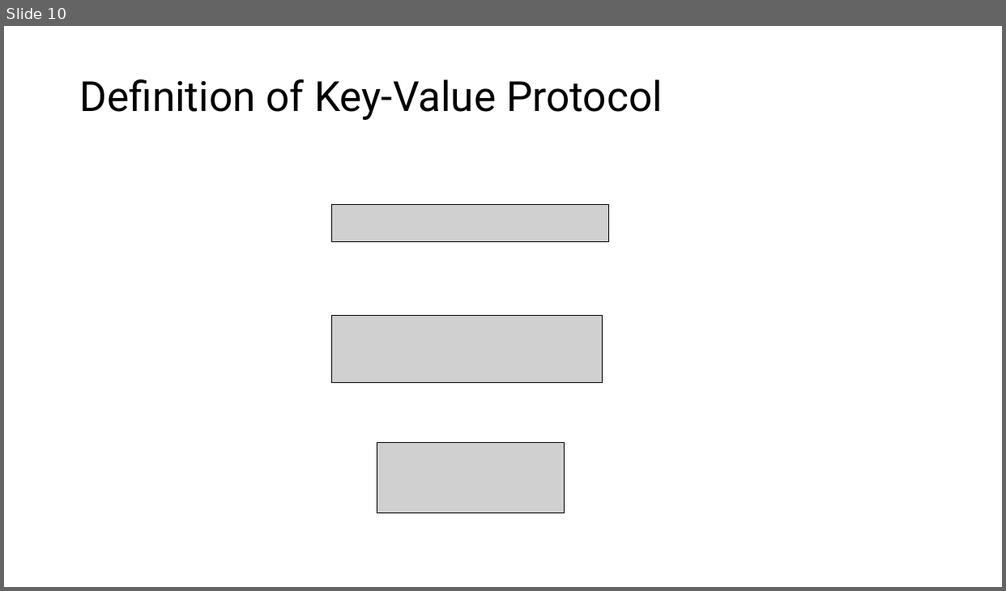
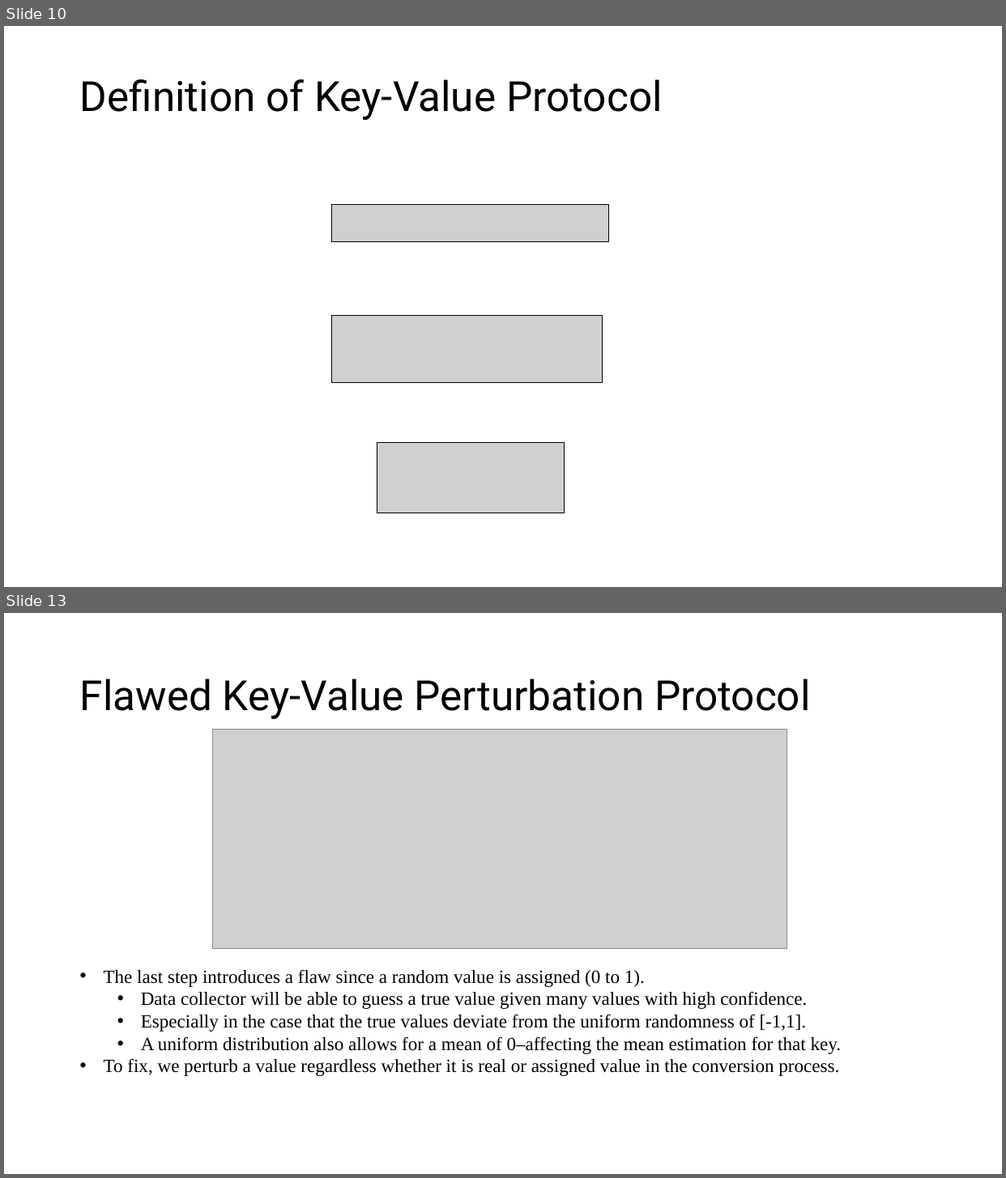
Before and after one commit to CodeFluent/Notes, a slide deck: CS-6223/hw/Grad_Project/Final Documents/PrivKV Differential Privacy for Key Value Structured Data.pptx. Shown one above the other, each under a label of ours: slide 10 before the commit, slides 10 and 13 after it; the slides between them are not shown. The pictures are 1006x591 and 1006x1178 pixels, drawn with LibreOffice and Linux fonts; fonts in the diff are those of the drawing; grey boxes stand for pictures. Boxes give left, top, right and bottom in pixels: in the first picture for what was removed or moved away, otherwise in the second. Text is boxed around its words. In the diff, an @@ line names an element or a change of style, - is before the commit and + after.

```diff
--- a/CS-6223/hw/Grad_Project/Final Documents/PrivKV Differential Privacy for Key Value Structured Data.pptx
+++ b/CS-6223/hw/Grad_Project/Final Documents/PrivKV Differential Privacy for Key Value Structured Data.pptx
@@ slide 13 added at bbox=[4, 613, 1002, 1174], background #FFFFFF @@
@@ title added at bbox=[80, 679, 811, 719], 40 pt, text #000000 @@
+Flawed Key-Value Perturbation Protocol
@@ picture added at bbox=[213, 729, 787, 949] @@
@@ text added at bbox=[104, 969, 842, 1076], 18 pt, text #000000 @@
+• The last step introduces a flaw since a random value is assigned (0 to 1).
+  • Data collector will be able to guess a true value given many values with high confidence.
+  • Especially in the case that the true values deviate from the uniform randomness of [-1,1].
+  • A uniform distribution also allows for a mean of 0–affecting the mean estimation for that key.
+• To fix, we perturb a value regardless whether it is real or assigned value in the conversion process.
```
Also in this commit, not shown: 2 slides changed, 4 other slides added, 1 slide removed.
